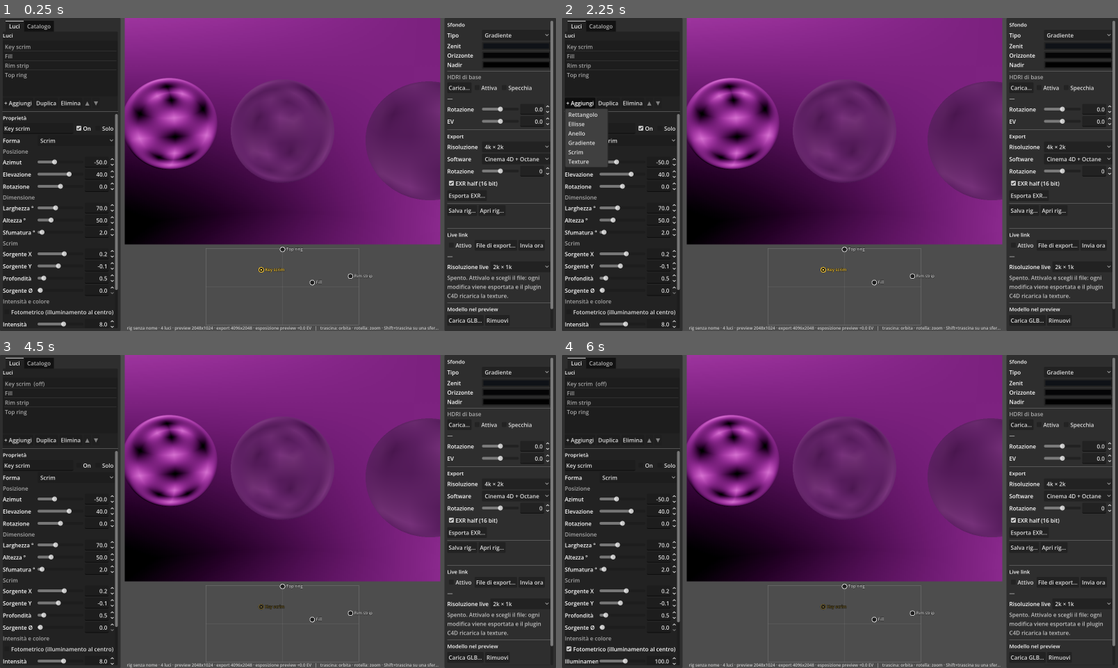
Above: before the commit, frames 1-4 (two rows, left to right).
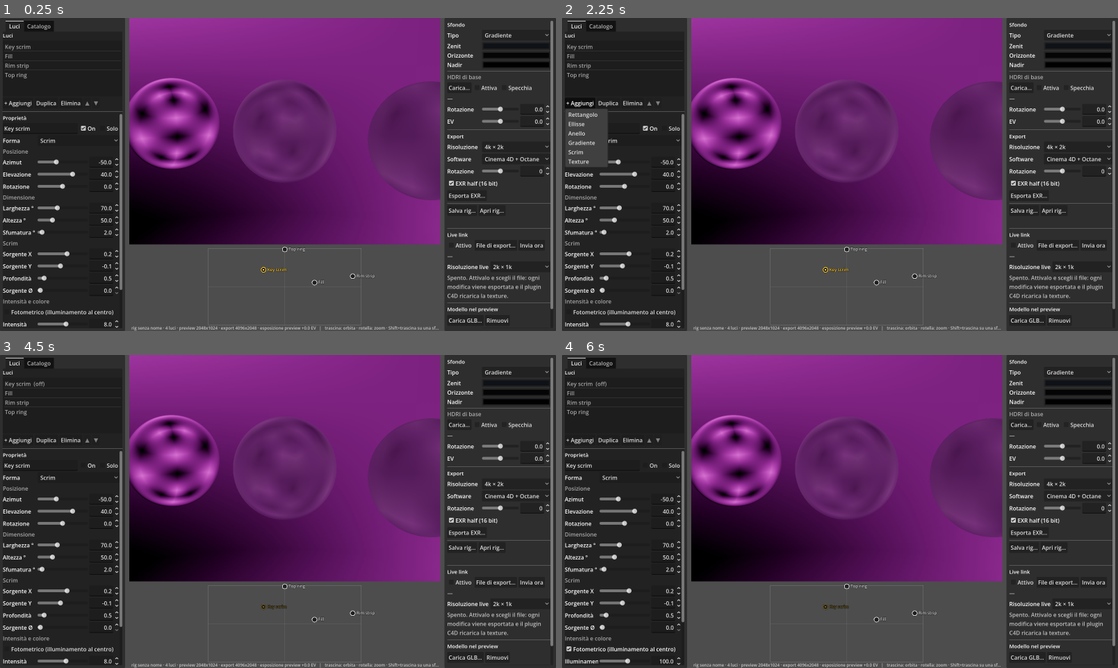
Above: after the commit, the same moments.

Repository: lignazio/hdri-studio
Game: Godot game, scene res://scenes/main.tscn
Two runs of this game, one before a commit and one after it. Both use one fixed random seed, a clock stepped at 60 frames per second and the inputs below.
Inputs:
- Up to frame 1 (0.25 s): no input
- Up to frame 2 (2.25 s): click "Solo" at 0.5 s; click "Solo" at 1.25 s; click "+ Aggiungi" at 2 s
- Up to frame 3 (4.5 s): click "Duplica" at 2.75 s; click "Elimina" at 3.5 s; click "On" at 4.25 s
- Up to frame 4 (6 s): click "Scrim" at 5 s; click "Fotometrico (illuminamento al…" at 5.75 s

The runs differ from the first frame. In frame 1, 3.3% of the frame differs, in the area x 7-79%, y 0-100%; in frame 2, 3.3%; in frame 3, 3.3%; in frame 4, 3.3%.
Error in both runs: Assertion failed: RenderingDevice non disponibile (headless?) (res://bake/baker.gd:41)

Commit message:
C4D: cartella res per il ToolData; UI: i pannelli riempiono lo spazio degli split
RegisterToolPlugin richiede una global resource: aggiunti res/c4d_symbols.h e
le string table vuote. Tolti i flag SHRINK che tenevano i pannelli alla
dimensione minima dentro gli split container.

Co-Authored-By: Claude Opus 5 <noreply@anthropic.com>

Diff:
--- a/hdri_studio/scenes/main.gd
+++ b/hdri_studio/scenes/main.gd
@@ -75,6 +75,7 @@
 	# colonna sinistra: tab Luci / Catalogo
 	var left := _column(root, 300)
 	root.add_child(rest)
+	root.split_offset = 360  # larghezza iniziale della colonna sinistra (assoluta: solo il secondo figlio espande)
 	var tabs := TabContainer.new()
 	tabs.size_flags_vertical = Control.SIZE_EXPAND_FILL
 	left.add_child(tabs)
@@ -108,7 +109,6 @@
 	vsplit.add_child(preview)
 	map_view = MapView.new()
 	map_view.custom_minimum_size.y = 220
-	map_view.size_flags_vertical = Control.SIZE_SHRINK_END
 	map_view.set_texture(tex_rd)
 	vsplit.add_child(map_view)
 	status = Label.new()
@@ -209,7 +209,6 @@
 func _column(parent: Container, width: float, scroll := false) -> VBoxContainer:
 	var panel := PanelContainer.new()
 	panel.custom_minimum_size.x = width * 0.8
-	panel.size_flags_horizontal = Control.SIZE_SHRINK_BEGIN
 	parent.add_child(panel)
 	var margin := MarginContainer.new()
 	for side in ["left", "right", "top", "bottom"]:
Not shown, added: hdri_studio/plugins/c4d/hdri_studio_link/res/c4d_symbols.h
Not shown, added: hdri_studio/plugins/c4d/hdri_studio_link/res/strings_en-US/c4d_strings.str
Not shown, added: hdri_studio/plugins/c4d/hdri_studio_link/res/strings_us/c4d_strings.str
